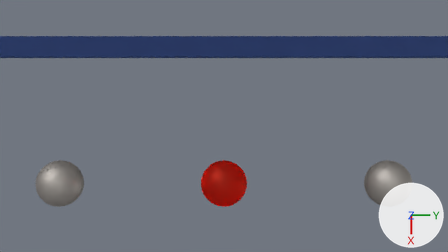
Renders of the Blender file images/model_cartoon.blend from each side of a commit.
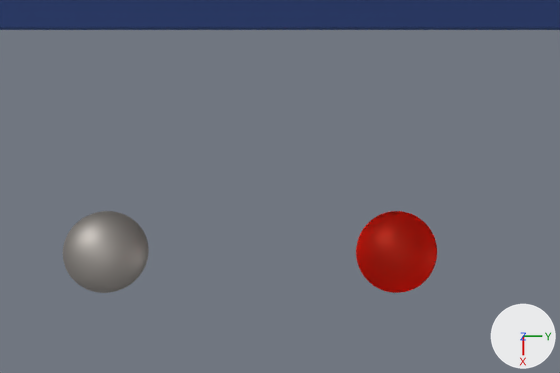
The first picture shows the older version from the file's camera 'Camera'. The close-ups show both versions on the part from 0% to 71% of the width and 16% to 100% of the height of that picture; other places that the commit changed are outside them. Arrows for +X, +Y and +Z are at lower right; the lights stay in place.

The first close-up shows 'Cavity', 'Magnon', 'msl'.
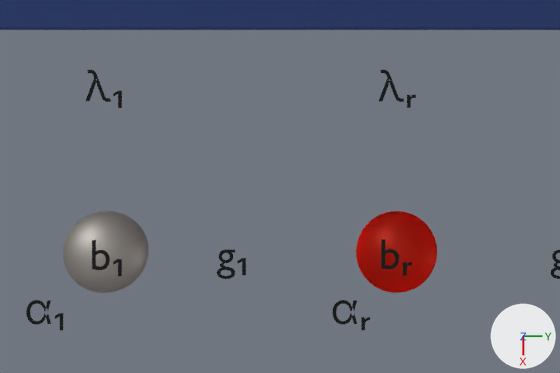
Location of each change, [x1, y1, x2, y2] in pixels of the close-ups (560 x 373 px):
'br.001', added
    after: [217, 250, 246, 279]
'b1', added
    after: [92, 240, 122, 276]
'br.003', added
    after: [333, 300, 370, 330]
'b1.001', added
    after: [26, 300, 63, 330]
'br', added
    after: [381, 239, 412, 275]
'l1', added
    after: [86, 70, 122, 108]
'lr', added
    after: [379, 70, 416, 108]
'br.002', added
    after: [551, 250, 560, 279]

The change, as a diff of the scene's bpy script:
```diff
--- a/images/model_cartoon.blend.py
+++ b/images/model_cartoon.blend.py
@@ txt_text_001 @@
+txt_text_001 = bpy.data.curves.new('Text.001', 'FONT')
+txt_text_001.body = 'λᵣ'
+txt_text_001.materials.append(mat_material)  # black #000000
@@ txt_text @@
+txt_text = bpy.data.curves.new('Text', 'FONT')
+txt_text.body = 'λ₁'
+txt_text.materials.append(mat_material)  # black #000000
@@ txt_text_006 @@
+txt_text_006 = bpy.data.curves.new('Text.006', 'FONT')
+txt_text_006.body = 'αᵣ'
+txt_text_006.materials.append(mat_material)  # black #000000
+txt_text_006.offset_x = -0.408
+txt_text_006.offset_y = -0.267
@@ txt_text_005 @@
+txt_text_005 = bpy.data.curves.new('Text.005', 'FONT')
+txt_text_005.body = 'g₂'
+txt_text_005.materials.append(mat_material)  # black #000000
+txt_text_005.offset_x = -0.408
+txt_text_005.offset_y = -0.267
@@ txt_text_004 @@
+txt_text_004 = bpy.data.curves.new('Text.004', 'FONT')
+txt_text_004.body = 'g₁'
+txt_text_004.materials.append(mat_material)  # black #000000
+txt_text_004.offset_x = -0.408
+txt_text_004.offset_y = -0.267
@@ txt_text_003 @@
+txt_text_003 = bpy.data.curves.new('Text.003', 'FONT')
+txt_text_003.body = 'bᵣ'
+txt_text_003.materials.append(mat_material)  # black #000000
+txt_text_003.offset_x = -0.408
+txt_text_003.offset_y = -0.267
@@ txt_b1_001 @@
+txt_b1_001 = bpy.data.curves.new('b1.001', 'FONT')
+txt_b1_001.body = 'α₁'
+txt_b1_001.materials.append(mat_material)  # black #000000
+txt_b1_001.offset_x = -0.4
+txt_b1_001.offset_y = -0.267
@@ txt_b1 @@
+txt_b1 = bpy.data.curves.new('b1', 'FONT')
+txt_b1.body = 'b₁'
+txt_b1.materials.append(mat_material)  # black #000000
+txt_b1.offset_x = -0.4
+txt_b1.offset_y = -0.267
@@ ob_lr @@
+ob_lr = bpy.data.objects.new('lr', txt_text_001)
+ob_lr.location = (2.27, -0.45, 0.97)
+ob_lr.rotation_euler = (0.0, 0.0, 1.571)  # degrees (0, 0, 90)
@@ ob_l1 @@
+ob_l1 = bpy.data.objects.new('l1', txt_text)
+ob_l1.location = (2.27, -7.26, 0.97)
+ob_l1.rotation_euler = (0.0, 0.0, 1.571)  # degrees (0, 0, 90)
@@ ob_br_003 @@
+ob_br_003 = bpy.data.objects.new('br.003', txt_text_006)
+ob_br_003.location = (7.14, -1.12, 1.11)
+ob_br_003.rotation_euler = (0.0, 0.0, 1.571)  # degrees (0, 0, 90)
@@ ob_br_002 @@
+ob_br_002 = bpy.data.objects.new('br.002', txt_text_005)
+ob_br_002.location = (5.87, 3.96, 1.11)
+ob_br_002.rotation_euler = (0.0, 0.0, 1.571)  # degrees (0, 0, 90)
@@ ob_br_001 @@
+ob_br_001 = bpy.data.objects.new('br.001', txt_text_004)
+ob_br_001.location = (5.87, -3.74, 1.11)
+ob_br_001.rotation_euler = (0.0, 0.0, 1.571)  # degrees (0, 0, 90)
@@ ob_br @@
+ob_br = bpy.data.objects.new('br', txt_text_003)
+ob_br.location = (5.87, 0.0, 1.11)
+ob_br.rotation_euler = (0.0, 0.0, 1.571)  # degrees (0, 0, 90)
@@ ob_b1_001 @@
+ob_b1_001 = bpy.data.objects.new('b1.001', txt_b1_001)
+ob_b1_001.location = (7.14, -8.19, 1.11)
+ob_b1_001.rotation_euler = (0.0, 0.0, 1.571)  # degrees (0, 0, 90)
@@ ob_b1 @@
+ob_b1 = bpy.data.objects.new('b1', txt_b1)
+ob_b1.location = (5.87, -6.64, 1.26)
+ob_b1.rotation_euler = (0.0, 0.0, 1.571)  # degrees (0, 0, 90)
```
